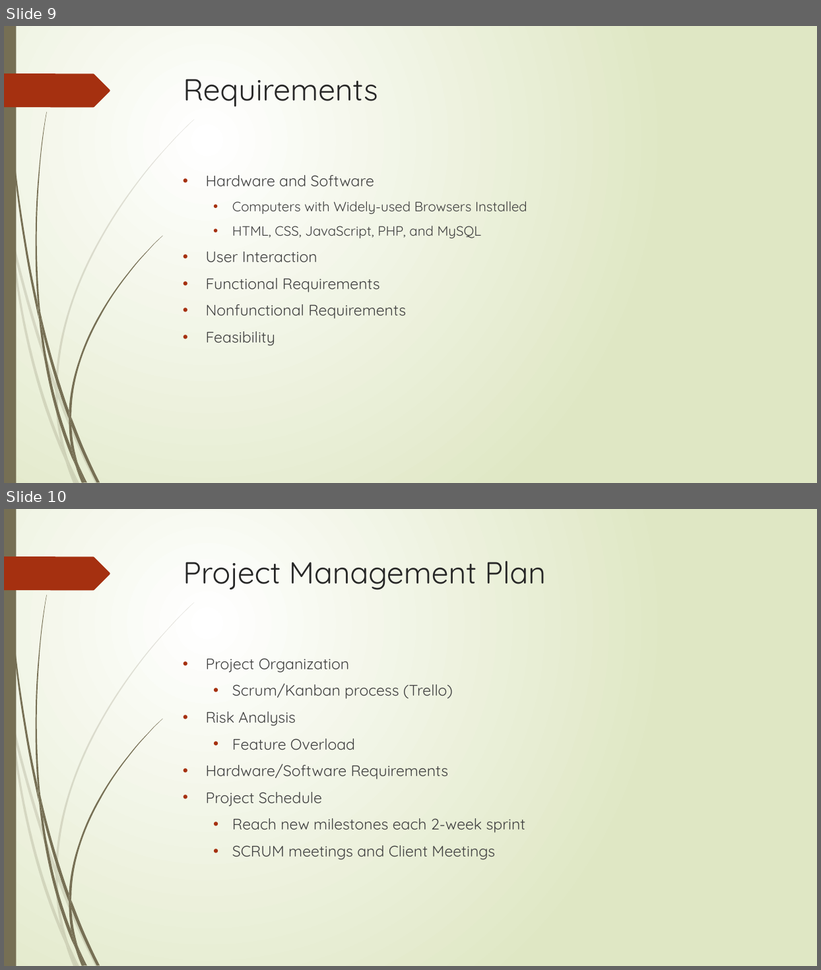
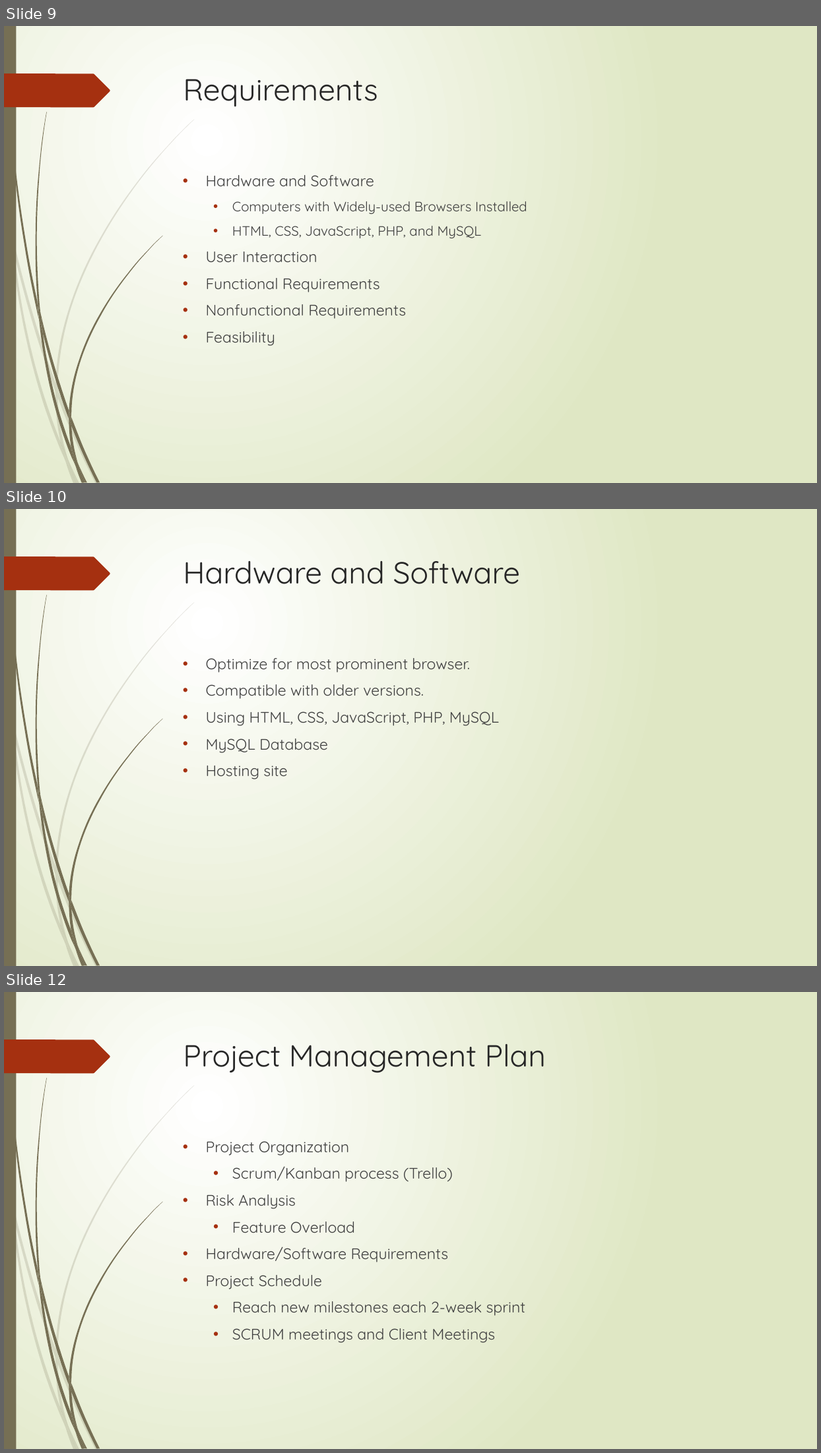
Before and after one commit to cs480GroupCAKE/PIEWebsite, a slide deck: Presentation/12.8.15 Presentation (Revised).pptx. Shown one above the other, each under a label of ours: slides 9 and 10 before the commit, slides 9, 10 and 12 after it; the slides between them are not shown. The pictures are 821x970 and 821x1453 pixels, drawn with LibreOffice and Linux fonts; fonts in the diff are those of the drawing. Boxes give left, top, right and bottom in pixels: in the first picture for what was removed or moved away, otherwise in the second. Text is boxed around its words. In the diff, an @@ line names an element or a change of style, - is before the commit and + after.

```diff
--- a/Presentation/12.8.15 Presentation (Revised).pptx
+++ b/Presentation/12.8.15 Presentation (Revised).pptx
@@ slide 10 added at <box>4,509,817,966</box>, background gradient #FFFFFF to #DFE8C4; not listed: 24 template elements that a slide beside it also shows @@
@@ title added at <box>183,561,520,584</box>, 36 pt, text #262626 @@
+Hardware and Software
@@ text added at <box>206,658,499,780</box>, 18 pt, text #404040 @@
+• Optimize for most prominent browser.
+• Compatible with older versions.
+• Using HTML, CSS, JavaScript, PHP, MySQL
+• MySQL Database
+• Hosting site
@@ what was slide 10 is now slide 12 @@
```
Also in this commit, not shown: 2 other slides added, 1 slide removed.
